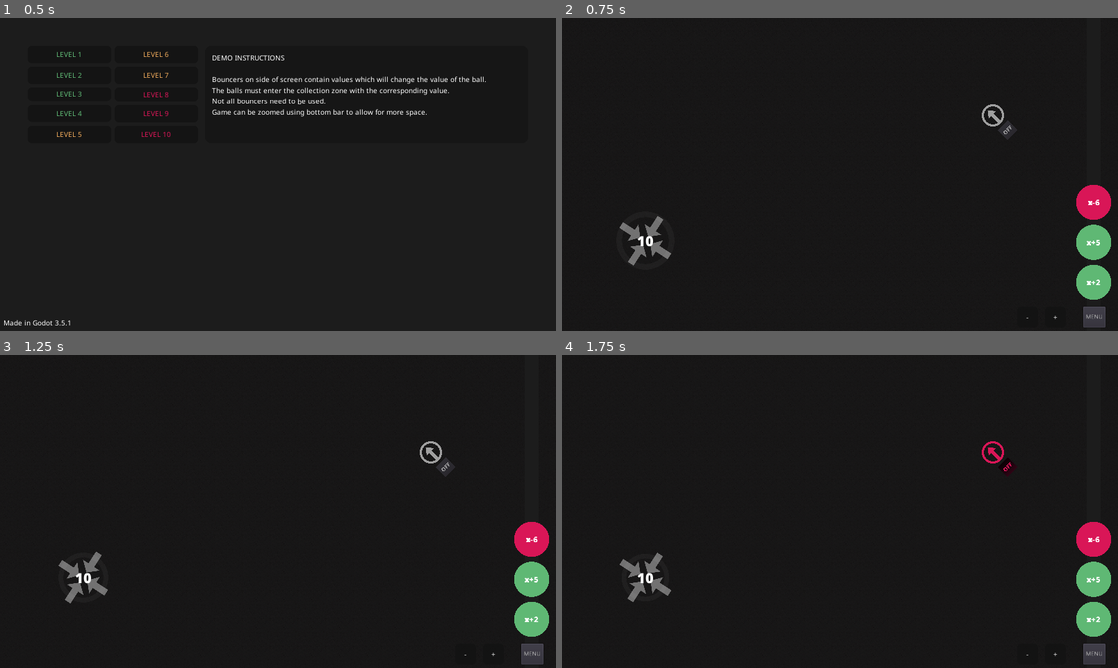
Above: before the commit, frames 1-4 (two rows, left to right).
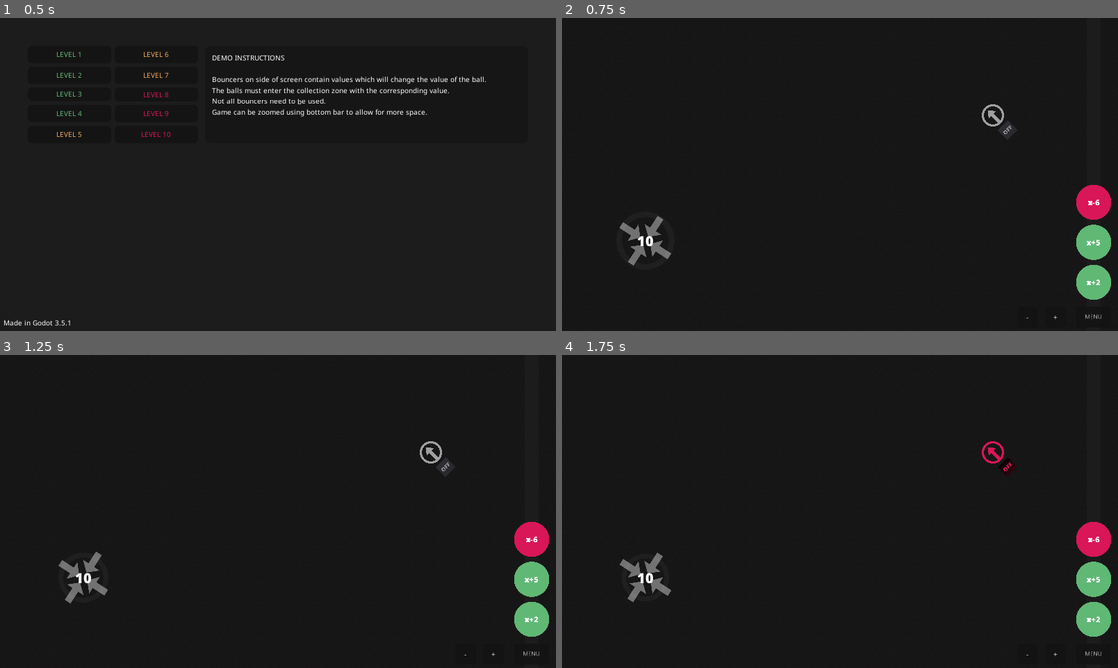
Above: after the commit, the same moments.

Repository: Masonzk/2023TSAVGDSOURCE
Game: Godot game, scene res://Scenes/Menu.tscn
Two runs of this game, one before a commit and one after it. Both use one fixed random seed, a clock stepped at 60 frames per second and the inputs below.
Inputs:
- Up to frame 1 (0.5 s): no input
- Up to frame 2 (0.75 s): click "LEVEL 1" at 0.5 s
- Up to frame 3 (1.25 s): no input
- Up to frame 4 (1.75 s): click "OFF" at 1.25 s

Frame 1 is identical in both runs. In frame 2, 0.3% of the frame differs, in the area x 93-98%, y 92-99%; in frame 3, 0.3%; in frame 4, 0.3%.

Commit message:
Trash icon stuff

Diff:
--- a/Code/Bounce.gd
+++ b/Code/Bounce.gd
@@ -6,10 +6,13 @@
 var stored = true
 
 var in_trash = false
+var trashing = false
 
 #export var formula_change : Dictionary
 #export var visible_formula_change : String
 var expression : String = ""
+
+var trash_icon = preload("res://Textures/trash_icon.png")
 
 export var color_red = Color("#d91657")
 export var color_blue = Color("#30b0ff")
@@ -55,7 +58,7 @@
 
 func drag():
 	#Pickup
-	if Input.is_action_just_pressed("mouse_left") and mouse_in and !Globals.holding:
+	if Input.is_action_just_pressed("mouse_left") and mouse_in and !Globals.holding and !trashing:
 		held = true
 		Globals.holding = true
 		$CollisionShape2D.disabled = true
@@ -72,9 +75,15 @@
 		held = false
 		Globals.holding = false
 
-	if Input.is_action_just_pressed("mouse_right") and mouse_in and !held:
+	if Input.is_action_just_pressed("mouse_right") and mouse_in and !held and !stored:
 		#Spawn trash icon
-		pass
+		Input.set_custom_mouse_cursor(trash_icon)
+		trashing = true
+	if Input.is_action_just_released("mouse_right") and trashing:
+		#Trash shit
+		Input.set_custom_mouse_cursor(null)
+		get_parent().respawn(expression)
+		queue_free()
 
 	#Track mouse position
 	if held:
--- a/Scenes/Levels/Base.tscn
+++ b/Scenes/Levels/Base.tscn
@@ -6,6 +6,9 @@
 [ext_resource path="res://Code/Level.gd" type="Script" id=4]
 [ext_resource path="res://Scenes/Walls.tscn" type="PackedScene" id=5]
 [ext_resource path="res://Shaders/main.tres" type="Theme" id=8]
+
+[sub_resource type="StyleBoxFlat" id=1]
+bg_color = Color( 0.0705882, 0.0705882, 0.0705882, 0.784314 )
 
 [node name="Base" type="Node2D"]
 script = ExtResource( 4 )
@@ -59,10 +62,15 @@
 }
 
 [node name="Button" type="Button" parent="CanvasLayer"]
-margin_left = 1200.0
+margin_left = 1184.0
 margin_top = 664.0
-margin_right = 1251.0
+margin_right = 1264.0
 margin_bottom = 712.0
+custom_styles/hover = SubResource( 1 )
+custom_styles/pressed = SubResource( 1 )
+custom_styles/focus = SubResource( 1 )
+custom_styles/disabled = SubResource( 1 )
+custom_styles/normal = SubResource( 1 )
 text = "MENU"
 
 [node name="ZoomInButton" type="Button" parent="CanvasLayer"]
--- a/project.godot
+++ b/project.godot
@@ -40,6 +40,11 @@
 "events": [ Object(InputEventMouseButton,"resource_local_to_scene":false,"resource_name":"","device":0,"alt":false,"shi …(212 unchanged characters)…
  ]
 }
+mouse_right={
+"deadzone": 0.5,
+"events": [ Object(InputEventMouseButton,"resource_local_to_scene":false,"resource_name":"","device":0,"alt":false,"shift":false,"control":false,"meta":false,"command":false,"button_mask":0,"position":Vector2( 0, 0 ),"global_position":Vector2( 0, 0 ),"factor":1.0,"button_index":2,"pressed":false,"doubleclick":false,"script":null)
+ ]
+}
 
 [physics]
 
Not shown: 1 places in Scenes/Levels/Base.tscn that only renumber resources
Binary file added: Textures/trash_icon.png
Not shown, added: Textures/trash_icon.png.import
